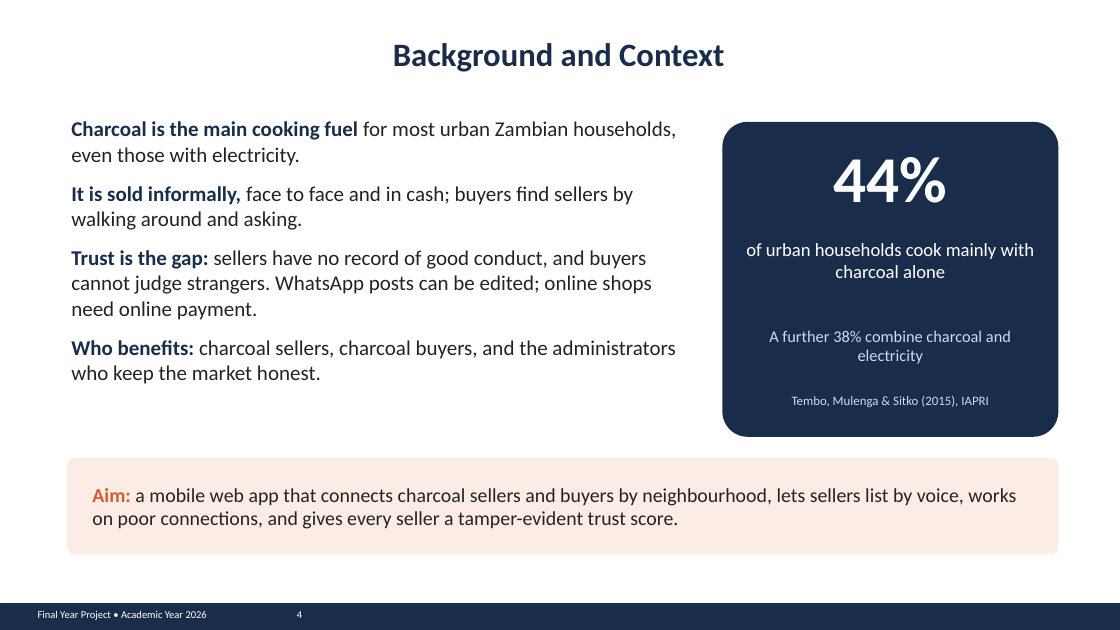
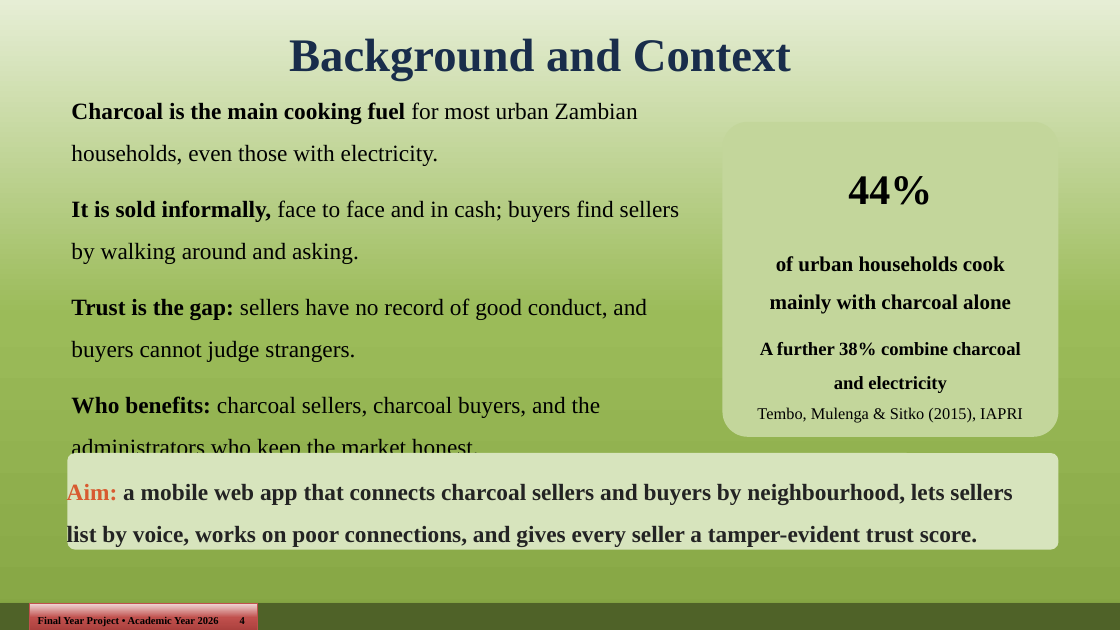
Before and after one commit to john-chola/ZamMarket, a slide deck: slide 4 of docs/presentation/ZamMarket_Presentation.pptx. Drawn at 1120x630 pixels with LibreOffice and Linux fonts; fonts in the diff are those of the drawing. Boxes give left, top, right and bottom in pixels: in the first picture for what was removed or moved away, otherwise in the second. Text is boxed around its words. In the diff, an @@ line names an element or a change of style, - is before the commit and + after.

```diff
--- a/docs/presentation/ZamMarket_Presentation.pptx
+++ b/docs/presentation/ZamMarket_Presentation.pptx
@@ background #FFFFFF to gradient #E6EED5 to #9BBB59 to #86A644 @@
@@ text "Background and Context": place and size @@
-text "Background and Context" at [393, 43, 724, 72]
+text "Background and Context" at [289, 38, 791, 80]
@@ text "Background and Context" at [289, 38, 791, 80]: size 28 to 40 pt, font Calibri to Times New Roman; line spacing 1 to 1.5 @@
@@ text "Charcoal is the main cooking ...": place and size @@
-text "Charcoal is the main cooking ..." at [71, 121, 676, 384]
+text "Charcoal is the main cooking ..." at [71, 102, 680, 461]
@@ text at [71, 102, 680, 461]: size 18 to 20 pt, font Calibri to Times New Roman in "Charcoal is the main cooking fuel for ...", "It is sold informally, face to face ...", "Who benefits: charcoal sellers, charcoal buyers, and ..."; text colour #192D4B to #000000 in "Charcoal is the main cooking fuel", "It is sold informally,", "Who benefits:"; text colour #232323 to #000000 in "for most urban Zambian households, even those ...", "face to face and in cash; buyers ...", "charcoal sellers, charcoal buyers, and the administrators ..."; line spacing 1 to 1.5 @@
@@ text "44%" at [848, 176, 932, 205]: size 56 to 36 pt, font Calibri to Times New Roman, text colour #FFFFFF to #000000; line spacing 1 to 1.5 @@
@@ rounded rectangle at [723, 122, 1059, 437]: fill #192D4B to #C3D69B @@
@@ text "of urban households cook mainly ..." at [770, 256, 1011, 313]: size 16 to 18 pt, font Calibri to Times New Roman, text colour #FFFFFF to #000000, bold on; line spacing 1 to 1.5 @@
@@ text at [71, 298, 647, 362]: text changed; size 18 to 20 pt; font Calibri to Times New Roman; text colour #232323 to #000000 @@
-Trust is the gap: sellers have no record of good conduct, and buyers cannot judge strangers. WhatsApp posts can be edited; online shops need online payment.
+Trust is the gap: sellers have no record of good conduct, and buyers cannot judge strangers.
@@ text "A further 38% combine charcoal ..." at [760, 342, 1021, 393]: size 14 to 16 pt, font Calibri to Times New Roman, text colour #CFDAEA to #000000, bold on; line spacing 1 to 1.5 @@
@@ text "Tembo, Mulenga & Sitko (2015), ..." at [757, 407, 1023, 423]: size 11 to 14 pt, font Calibri to Times New Roman, text colour #CFDAEA to #000000; line spacing 1 to 1.5 @@
@@ text "Aim: a mobile web app ...": place and size @@
-text "Aim: a mobile web app ..." at [92, 488, 1016, 529]
+text "Aim: a mobile web app ..." at [67, 484, 1012, 547]
@@ text "Aim: a mobile web app ..." at [67, 484, 1012, 547]: size 17 to 20 pt, font Calibri to Times New Roman, bold on; line spacing 1 to 1.5 @@
@@ rounded rectangle: place and size @@
-rounded rectangle at [67, 458, 1059, 555]
+rounded rectangle at [67, 453, 1059, 549]
@@ rounded rectangle at [67, 453, 1059, 549]: fill #FBECE6 to #D7E4BD @@
@@ rectangle at [0, 603, 1120, 630]: fill #192D4B to #4F6228 @@
@@ rectangle "Final Year Project • Academic ...": place and size @@
-rectangle "Final Year Project • Academic ..." at [38, 610, 302, 620]
+rectangle "Final Year Project • Academic ..." at [29, 604, 258, 630]
@@ rectangle "Final Year Project • Academic ..." at [29, 604, 258, 630]: font Calibri to Times New Roman, text colour #FFFFFF to #000000, bold on; line spacing 1 to 1.5; fill none to gradient #EFD3D2 to #C0504D to #A93F3C; outline none to #C0504D 0.75 pt @@
```
Also in this commit, not shown: 15 other slides changed, 1 slide removed, 5 other files.
